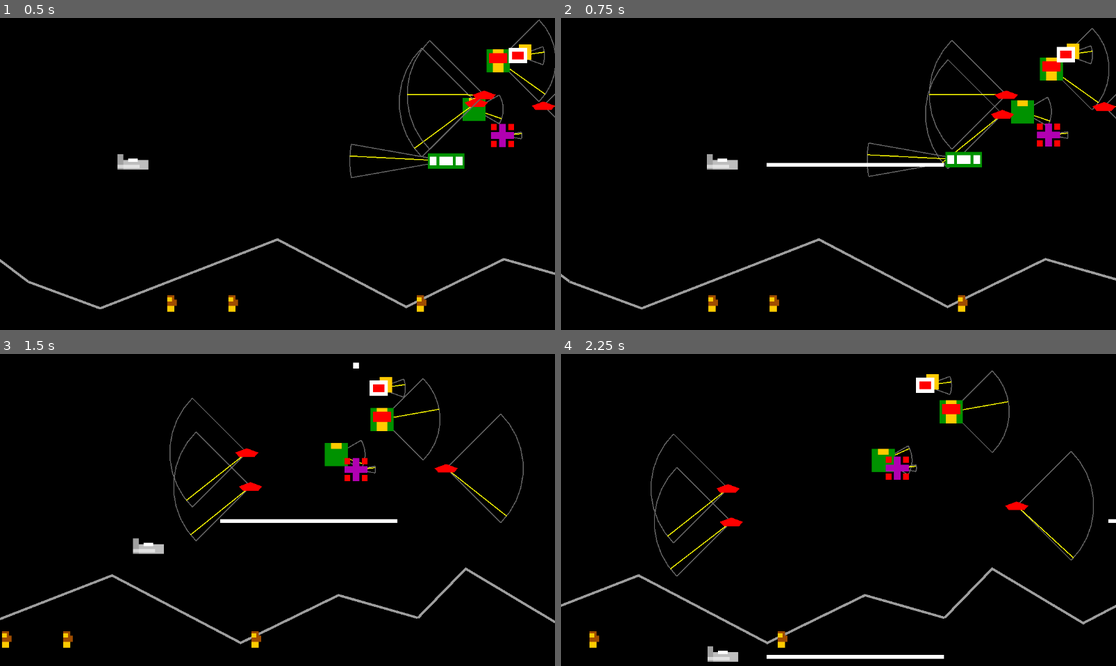
Above: before the commit, frames 1-4 (two rows, left to right).
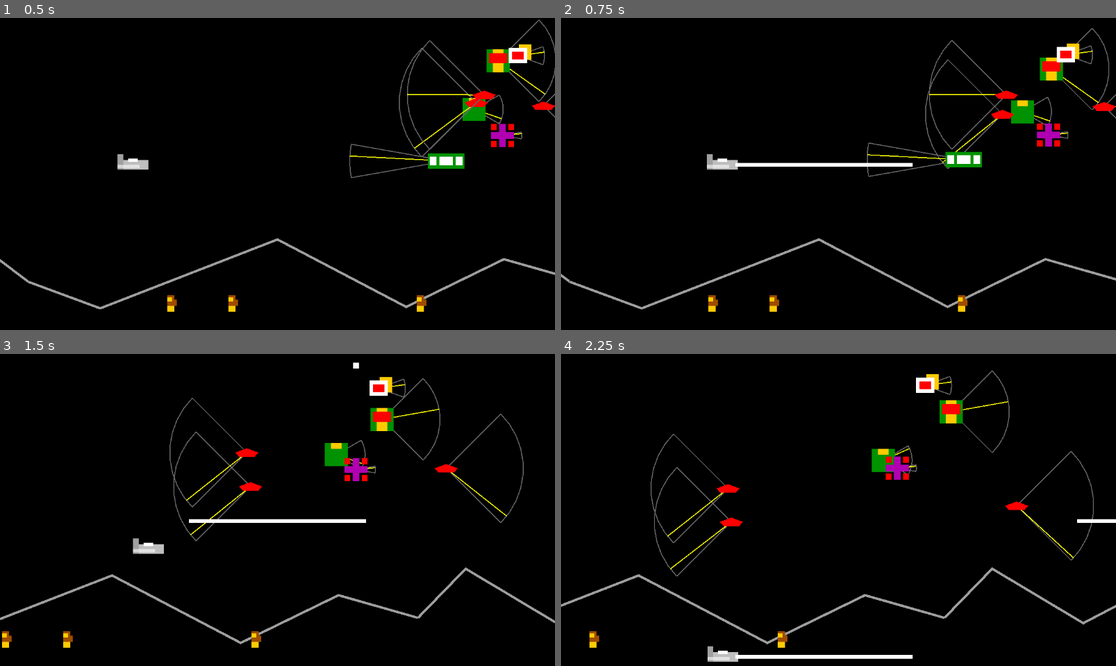
Above: after the commit, the same moments.

Repository: Toxe/godot-defender-clone
Game: Godot game, scene res://scenes/levels/main.tscn
The game is run twice, just before and just after one commit, with the same random seed, the same clock (stepped at 60 frames per second) and the same inputs.
Inputs:
- Up to frame 1 (0.5 s): no input
- Up to frame 2 (0.75 s): hold Right (move_right) from 0.53 s (still down); tap Space (fire) at 0.6 s
- Up to frame 3 (1.5 s): release Right (move_right) at 1.28 s; hold Down (move_down) from 1.28 s (still down); tap Space (fire) at 1.35 s
- Up to frame 4 (2.25 s): release Down (move_down) at 2.03 s; hold Right (move_right) from 2.03 s (still down); tap Space (fire) at 2.1 s

Frame 1 is identical in both runs. In frame 2, 0.2% of the frame differs, in the area x 31-70%, y 46-48%; in frame 3, 0.2%; in frame 4, 0.2%, in the area x 31-99%, y 52-98%.

Commit message:
Reposition laser spawn point to the back of the player sprite to let lasers spawn closer to the player

Diff:
--- a/G01_Defender/scenes/player/player.tscn
+++ b/G01_Defender/scenes/player/player.tscn
@@ -32,7 +32,7 @@
 shape = SubResource("RectangleShape2D_jk32p")
 
 [node name="LaserSpawnPoint" type="Marker2D" parent="."]
-position = Vector2(33, 6)
+position = Vector2(-32, 6)
 
 [node name="Camera2D" type="Camera2D" parent="."]
 position = Vector2(300, 0)
